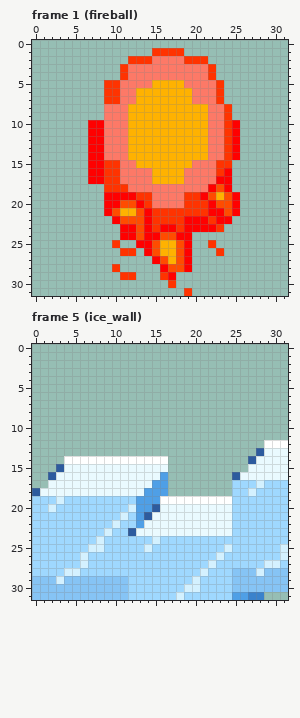
Pixel-art file -- games/long-way/assets/art/ui/weapon_icons.aseprite. Above, as it was before the edit.
32x32 pixels, 6 frames. Colours within 5 levels of each other are drawn and written as one. Shown: frame 1 (fireball), frame 5 (ice_wall). The commit also changed other frames, which this record leaves out.
The result:
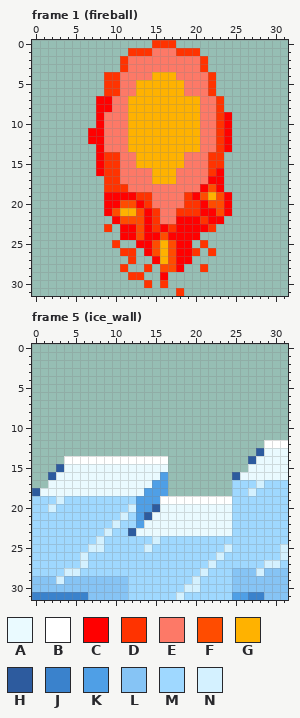
Palette (. is transparent): A #eafaff  B #ffffff  C #ff0000  D #ff3300  E #fd7967  F #ff4c00  G #ffb200  H #2d5b9e  J #3a82cc  K #4f9fe6  L #86c4f5  M #9fd8ff  N #d4f1ff
Commit: Long way: weapons drawer icons update
Edits made:
--- frame 1 (fireball), layer "Icon"
@@ x 0..31 @@
- 0 ................................
- 1 ...............DDDD.............
- 2 ............DDDEEEEDDD..........
- 3 ...........DEEEEEEEEEED.........
- 4 ...........DEEEEEEEEEED.........
- 5 .........DDEEEEGGGGEEEED........
- 6 .........DDEEGGGGGGGEEED........
- 7 .........DDEEGGGGGGGEEED........
- 8 .........EEEGGGGGGGGGGEED.......
- 9 .........EEEGGGGGGGGGGEED.......
-10 .......CCEEEGGGGGGGGGGEEDC......
-11 .......CCEEEGGGGGGGGGGEEDC......
-12 .......CCEEEGGGGGGGGGGEEDC......
-13 .......CCEEEGGGGGGGGGGEEDC......
-14 .......CCEEEGGGGGGGGGGEEDC......
-15 .......CCDDEEGGGGGGGEEEDD.......
-16 .......CCDDEEEEGGGGEEEEDC.......
-17 .......CCDDEEEEGGGGEEEECC.......
-18 .........DDDEEEEEEEEEECFC.......
-19 .........CCCCDDEEEEDDCFGFC......
-20 .........CCFFCDEEEEDDDCFFC......
-21 .........CFGGFCDDDDDDDCCFC......
-22 ..........CFFFCDDDDCCCDCC.......
-23 ...........CCFCDCCDCCCCD........
-24 ...........CCFCCFFCC............
-25 ..........D..CCFGGFC..D.........
-26 ...........DD.CFGGFC...D........
-27 ...............CFGFC............
-28 ..........D.....CFFC............
-29 ...........DD...DC..............
-30 .................D..............
-31 ...................D............
+ 0 ...............DDD..............
+ 1 ............DDDEEEDDD...........
+ 2 ...........DEEEEEEEEED..........
+ 3 ...........DEEEEEEEEED..........
+ 4 .........DDEEEEGGGEEEED.........
+ 5 .........DDEEGGGGGGEEED.........
+ 6 .........DDEEGGGGGGEEED.........
+ 7 ........CCEEGGGGGGGGGEED........
+ 8 ........CCEEGGGGGGGGGEED........
+ 9 ........CEEEGGGGGGGGGEEDC.......
+10 ........CEEEGGGGGGGGGEEDC.......
+11 .......CCEEEGGGGGGGGGEEDC.......
+12 .......CCEEEGGGGGGGGGEEDC.......
+13 ........CEEEGGGGGGGGGEEDC.......
+14 ........CDDEEGGGGGGEEEDD........
+15 ........CDDEEGGGGGGEEEDD........
+16 ........CDDEEEEGGGEEEEDC........
+17 .........DDEEEEGGGEEEECC........
+18 .........DDDEEEEEEEEECFC........
+19 .........CCCCDDEEEEDCFGFC.......
+20 .........CCFFCDEEEEDDCFFC.......
+21 .........CFGGFCDEEDDDCCFC.......
+22 ..........CFFFCDEECCCDCC........
+23 .........D.CCFCDCDCCCCD.........
+24 ...........CCFCCFCCCC...........
+25 ..........D..CCFGFCC.D..........
+26 ...........DD.CFGFCCD.D.........
+27 ............D..CGFCC............
+28 ...........D..D.FFC..D..........
+29 ............DD..C...............
+30 ..............D.D...............
+31 ..................D.............
--- frame 5 (ice_wall), layer "Icon"
@@ x 0..31 @@
 30 LLLLLLLLLLLLMMMMMMMNNMMMMLLLLLLL
-31 LLLLLLLLLLLLMMMMMMNMMMMMMKKJJ...
+31 JJJJJJJLLLLLMMMMMMNMMMMMMKKJJLLL
Changed places in both pictures, as pixel boxes (x1, y1, x2, y2):
changed: (88, 40, 240, 296)
changed: (32, 592, 88, 600)
added: (264, 592, 288, 600)
